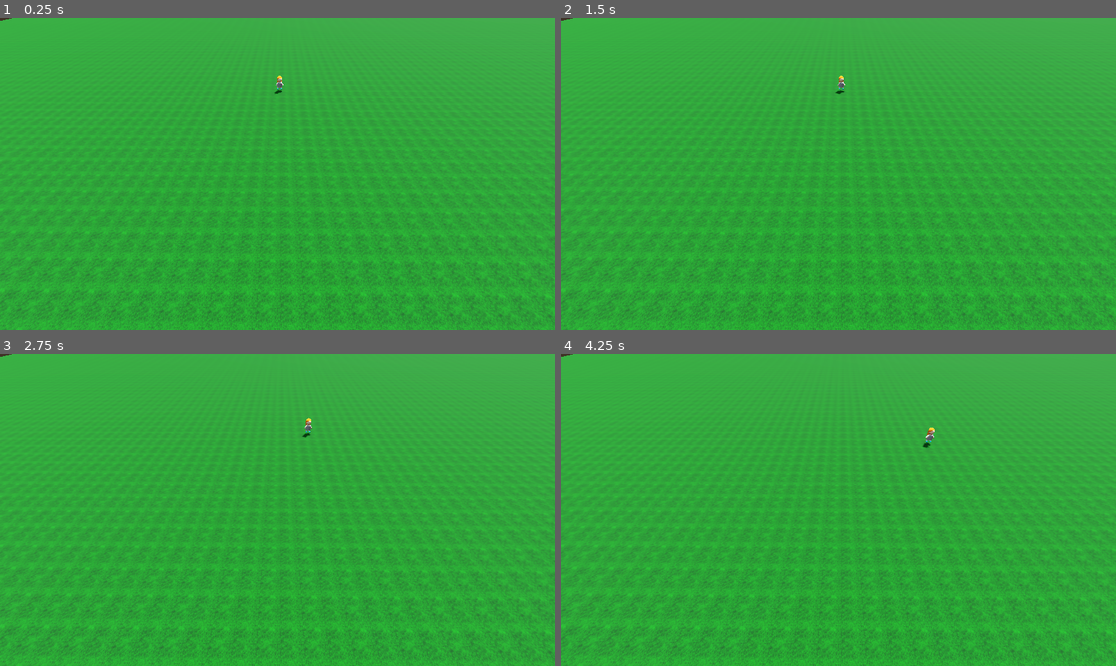
Above: before the commit, frames 1-4 (two rows, left to right).
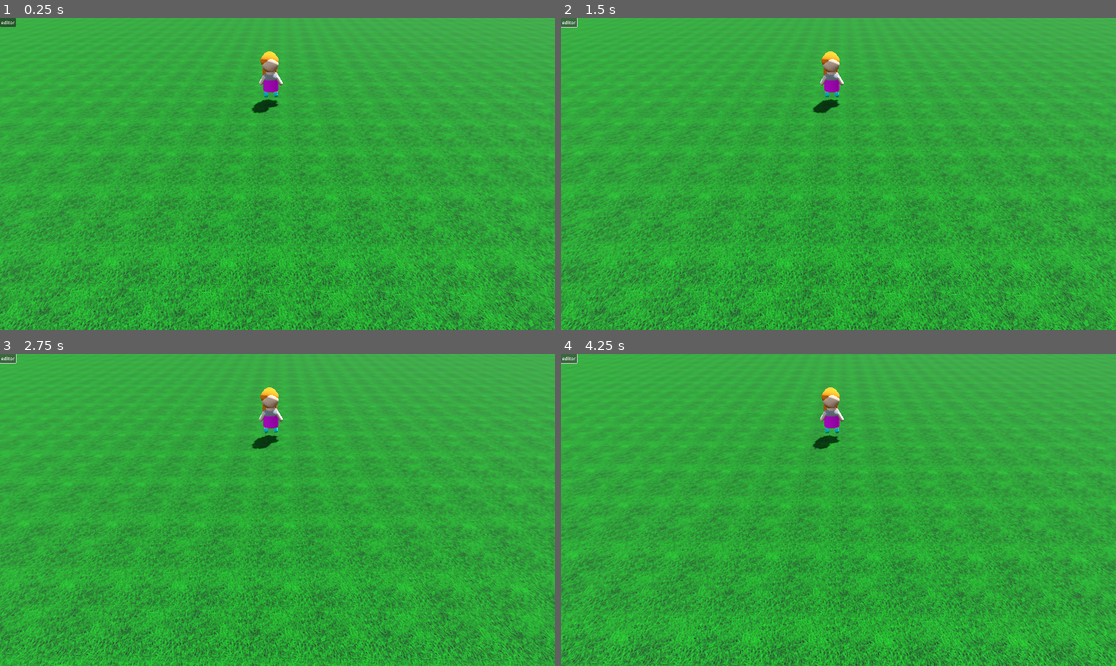
Above: after the commit, the same moments.

Repository: RainbowUnicornMagic/CreateAWorld1
Game: Godot game, scene res://level.tscn
Same seed, same stepped clock (60 frames per second), same inputs: the game is played once before the commit and once after it.
Inputs (mouse positions are in pixels of both pictures, inside the frame that each line leads up to):
- Up to frame 1 (0.25 s): no input
- Up to frame 2 (1.5 s): click (566, 21) at 0.5 s, where only the run after the commit has a clickable "editor"; hold Right (move_right) from 1.28 s (still down)
- Up to frame 3 (2.75 s): release Right (move_right) at 2.03 s; hold Down (move_back) from 2.03 s (still down)
- Up to frame 4 (4.25 s): release Down (move_back) at 2.78 s; hold Right (move_right) 2.78-3.53 s; hold Up (move_forward) from 3.53 s (still down)

The runs differ from the first frame. In frame 1, 17% of the frame differs, in the area x 0-100%, y 0-100%; in frame 2, 17%; in frame 3, 17%; in frame 4, 17%.

Commit message:
added players

Diff:
--- a/level.tscn
+++ b/level.tscn
@@ -1,7 +1,7 @@
 [gd_scene load_steps=9 format=3 uid="uid://dva8a4keidnvt"]
 
 [ext_resource type="Material" uid="uid://8oxdceq8w0lt" path="res://grass.tres" id="1_dvc42"]
-[ext_resource type="PackedScene" uid="uid://chyojhhn4xrrq" path="res://player.tscn" id="1_wobnc"]
+[ext_resource type="PackedScene" uid="uid://chyojhhn4xrrq" path="res://player girl.tscn" id="1_wobnc"]
 
 [sub_resource type="ProceduralSkyMaterial" id="ProceduralSkyMaterial_liwlc"]
 sky_horizon_color = Color(0.64625, 0.65575, 0.67075, 1)
@@ -34,15 +34,13 @@
 transform = Transform3D(-0.866025, -0.433013, 0.25, 0, 0.5, 0.866025, -0.5, 0.75, -0.433013, 0, 0, 0)
 shadow_enabled = true
 
-[node name="Camera3D" type="Camera3D" parent="."]
-transform = Transform3D(0.999946, -0.00619707, 0.00840025, -0.00191639, 0.682059, 0.731294, -0.0102614, -0.731271, 0.68201, 0.0288601, 20.7818, 44.9539)
-
 [node name="ground" type="MeshInstance3D" parent="."]
-transform = Transform3D(2.67597, 0, 0, 0, 1, 0, 0, 0, 1.86227, 1, 0, 0.66302)
+transform = Transform3D(2.67597, 0, 0, 0, 1, 0, 0, 0, 1.86227, 0.606909, -1.61565, 0.553752)
 material_override = ExtResource("1_dvc42")
 mesh = SubResource("PlaneMesh_tcit8")
 skin = SubResource("Skin_gvbao")
-skeleton = NodePath("../Camera3D")
+skeleton = NodePath("../player girl/Camera3D")
+metadata/_edit_lock_ = true
 
 [node name="StaticBody3D" type="StaticBody3D" parent="ground"]
 transform = Transform3D(1, 0, 0, 0, 1, 0, 0, 0, 1, 0, -1.35723, 0)
@@ -51,4 +49,15 @@
 transform = Transform3D(1, 0, 0, 0, 1, 0, 0, 0, 1, -29.5046, 1.37231, -42.8121)
 shape = SubResource("BoxShape3D_nmnt0")
 
-[node name="player" parent="." instance=ExtResource("1_wobnc")]
+[node name="player girl" parent="." instance=ExtResource("1_wobnc")]
+transform = Transform3D(0.0575292, 0, -0.998344, 0, 1, 0, 0.998344, 0, 0.0575292, 0.209235, -2.20129, -0.188412)
+
+[node name="Camera3D" type="Camera3D" parent="player girl"]
+transform = Transform3D(0.0472816, -0.730416, 0.681364, -0.00191639, 0.682059, 0.731295, -0.99888, -0.0358826, 0.0308491, 14.2921, 7.50638, 0.196865)
+
+[node name="CanvasLayer" type="CanvasLayer" parent="."]
+
+[node name="Button" type="Button" parent="CanvasLayer"]
+offset_right = 8.0
+offset_bottom = 8.0
+text = "editor"
--- /dev/null
+++ b/player boy.tscn
@@ -0,0 +1,49 @@
+[gd_scene load_steps=8 format=3 uid="uid://5rjct050yfk6"]
+
+[sub_resource type="CapsuleShape3D" id="CapsuleShape3D_qv8mb"]
+
+[sub_resource type="StandardMaterial3D" id="StandardMaterial3D_bgrev"]
+albedo_color = Color(1, 0.798856, 0.630813, 1)
+
+[sub_resource type="SphereMesh" id="SphereMesh_2y83k"]
+material = SubResource("StandardMaterial3D_bgrev")
+
+[sub_resource type="StandardMaterial3D" id="StandardMaterial3D_t7bnk"]
+albedo_color = Color(1, 0.8, 0.631373, 1)
+
+[sub_resource type="CapsuleMesh" id="CapsuleMesh_r0xox"]
+material = SubResource("StandardMaterial3D_t7bnk")
+
+[sub_resource type="CapsuleMesh" id="CapsuleMesh_befrp"]
+
+[sub_resource type="CapsuleMesh" id="CapsuleMesh_41d7f"]
+
+[node name="RigidBody3D" type="RigidBody3D"]
+transform = Transform3D(1, 0, 0, 0, 1, 0, 0, 0, 1, 0.0975622, 1.51282, -0.121079)
+
+[node name="CollisionShape3D" type="CollisionShape3D" parent="."]
+transform = Transform3D(1, 0, 0, 0, 1, 0, 0, 0, 1, 0, 1.68098, 0)
+shape = SubResource("CapsuleShape3D_qv8mb")
+
+[node name="head" type="MeshInstance3D" parent="."]
+transform = Transform3D(1, 0, 0, 0, 1, 0, 0, 0, 1, 0, 1.68098, 0.000956059)
+mesh = SubResource("SphereMesh_2y83k")
+skeleton = NodePath("../CollisionShape3D")
+
+[node name="neck" type="MeshInstance3D" parent="."]
+transform = Transform3D(0.585819, 0, 0, 0, 0.647311, 0, 0, 0, 0.582112, -0.00726175, 1.10888, 0.0155337)
+mesh = SubResource("CapsuleMesh_r0xox")
+
+[node name="body" type="MeshInstance3D" parent="."]
+transform = Transform3D(0.935806, 0, 0, 0, 0.711791, 0, 0, 0, 0.946719, -0.00135088, 0.629457, -0.0379595)
+mesh = SubResource("CapsuleMesh_befrp")
+
+[node name="leg1" type="MeshInstance3D" parent="."]
+transform = Transform3D(0.302871, 0, 0, 0, 0.325002, 0, 0, 0, 0.320399, -0.274925, -0.130672, 0.00608587)
+mesh = SubResource("CapsuleMesh_41d7f")
+skeleton = NodePath("../body")
+
+[node name="leg2" type="MeshInstance3D" parent="."]
+transform = Transform3D(0.302871, 0, 0, 0, 0.325002, 0, 0, 0, 0.320399, 0.260462, -0.130672, 0.00608587)
+mesh = SubResource("CapsuleMesh_41d7f")
+skeleton = NodePath("../body")
--- /dev/null
+++ b/player girl.tscn
@@ -0,0 +1,196 @@
+[gd_scene load_steps=27 format=3 uid="uid://chyojhhn4xrrq"]
+
+[ext_resource type="Script" path="res://player.gd" id="1_4hsc7"]
+[ext_resource type="Texture2D" uid="uid://nanasfrgnmdm" path="res://Screenshot 2025-03-08 at 11.46.09.jpeg" id="2_ll0ug"]
+
+[sub_resource type="StandardMaterial3D" id="StandardMaterial3D_eof4s"]
+albedo_color = Color(1, 0.827451, 0.678431, 1)
+
+[sub_resource type="CylinderMesh" id="CylinderMesh_yaf6p"]
+material = SubResource("StandardMaterial3D_eof4s")
+
+[sub_resource type="Skin" id="Skin_i4fo0"]
+
+[sub_resource type="CapsuleShape3D" id="CapsuleShape3D_tjbuf"]
+
+[sub_resource type="StandardMaterial3D" id="StandardMaterial3D_hc482"]
+albedo_texture = ExtResource("2_ll0ug")
+
+[sub_resource type="StandardMaterial3D" id="StandardMaterial3D_r4l6b"]
+albedo_color = Color(0.999834, 0.828818, 0.678009, 1)
+metallic_specular = 0.0
+
+[sub_resource type="SphereMesh" id="SphereMesh_iwnu2"]
+
+[sub_resource type="StandardMaterial3D" id="StandardMaterial3D_thdo1"]
+albedo_color = Color(0.941176, 0.85098, 0.752941, 1)
+
+[sub_resource type="CylinderMesh" id="CylinderMesh_aqaci"]
+material = SubResource("StandardMaterial3D_thdo1")
+
+[sub_resource type="StandardMaterial3D" id="StandardMaterial3D_3fmmr"]
+albedo_color = Color(0.0155778, 0.858695, 0.83668, 1)
+
+[sub_resource type="CapsuleMesh" id="CapsuleMesh_qr6xm"]
+material = SubResource("StandardMaterial3D_3fmmr")
+
+[sub_resource type="StandardMaterial3D" id="StandardMaterial3D_oausk"]
+albedo_color = Color(1, 0.498039, 0, 1)
+
+[sub_resource type="CapsuleMesh" id="CapsuleMesh_0ar1r"]
+material = SubResource("StandardMaterial3D_oausk")
+
+[sub_resource type="StandardMaterial3D" id="StandardMaterial3D_c71av"]
+albedo_color = Color(1, 0.498039, 0, 1)
+
+[sub_resource type="SphereMesh" id="SphereMesh_2f11r"]
+material = SubResource("StandardMaterial3D_c71av")
+
+[sub_resource type="SphereMesh" id="SphereMesh_c7ui1"]
+
+[sub_resource type="CompressedTexture2D" id="CompressedTexture2D_sq2xw"]
+
+[sub_resource type="StandardMaterial3D" id="StandardMaterial3D_gix7n"]
+albedo_texture = SubResource("CompressedTexture2D_sq2xw")
+
+[sub_resource type="CylinderMesh" id="CylinderMesh_w780x"]
+
+[sub_resource type="StandardMaterial3D" id="StandardMaterial3D_va4op"]
+albedo_color = Color(0.898039, 0.803922, 0.709804, 1)
+
+[sub_resource type="CapsuleMesh" id="CapsuleMesh_lkv08"]
+material = SubResource("StandardMaterial3D_va4op")
+
+[sub_resource type="Animation" id="Animation_w06e0"]
+resource_name = "walk"
+loop_mode = 2
+tracks/0/type = "value"
+tracks/0/imported = false
+tracks/0/enabled = true
+tracks/0/path = NodePath("leg1:rotation")
+tracks/0/interp = 1
+tracks/0/loop_wrap = true
+tracks/0/keys = {
+"times": PackedFloat32Array(0, 1),
+"transitions": PackedFloat32Array(1, 1),
+"update": 0,
+"values": [Vector3(0, 0, -0.541052), Vector3(0, 0, 0.434587)]
+}
+tracks/1/type = "value"
+tracks/1/imported = false
+tracks/1/enabled = true
+tracks/1/path = NodePath("leg2:rotation")
+tracks/1/interp = 1
+tracks/1/loop_wrap = true
+tracks/1/keys = {
+"times": PackedFloat32Array(0, 1),
+"transitions": PackedFloat32Array(1, 1),
+"update": 0,
+"values": [Vector3(0, 0, 0.324631), Vector3(0, 0, -0.759218)]
+}
+
+[sub_resource type="Animation" id="Animation_i66tl"]
+length = 0.001
+tracks/0/type = "value"
+tracks/0/imported = false
+tracks/0/enabled = true
+tracks/0/path = NodePath("leg1:rotation")
+tracks/0/interp = 1
+tracks/0/loop_wrap = true
+tracks/0/keys = {
+"times": PackedFloat32Array(0),
+"transitions": PackedFloat32Array(1),
+"update": 0,
+"values": [Vector3(0, 0, -0.541052)]
+}
+tracks/1/type = "value"
+tracks/1/imported = false
+tracks/1/enabled = true
+tracks/1/path = NodePath("leg2:rotation")
+tracks/1/interp = 1
+tracks/1/loop_wrap = true
+tracks/1/keys = {
+"times": PackedFloat32Array(0),
+"transitions": PackedFloat32Array(1),
+"update": 0,
+"values": [Vector3(0, 0, 0.324631)]
+}
+
+[sub_resource type="AnimationLibrary" id="AnimationLibrary_hh5fs"]
+_data = {
+"RESET": SubResource("Animation_i66tl"),
+"walk": SubResource("Animation_w06e0")
+}
+
+[node name="player girl" type="RigidBody3D"]
+transform = Transform3D(0.0575292, 0, -0.998344, 0, 1, 0, 0.998344, 0, 0.0575292, -0.00273514, 0.00492978, -0.141223)
+axis_lock_angular_x = true
+axis_lock_angular_y = true
+axis_lock_angular_z = true
+script = ExtResource("1_4hsc7")
+
+[node name="neck" type="MeshInstance3D" parent="."]
+transform = Transform3D(0.7, 0, 0, 0, 0.7, 0, 0, 0, 0.7, -0.000848055, 1.82686, 0.00387275)
+mesh = SubResource("CylinderMesh_yaf6p")
+skin = SubResource("Skin_i4fo0")
+
+[node name="CollisionShape3D" type="CollisionShape3D" parent="."]
+transform = Transform3D(1, 0, 0, 0, 1, 0, 0, 0, 1, 1.10465, 1.18659, 0)
+shape = SubResource("CapsuleShape3D_tjbuf")
+
+[node name="head" type="MeshInstance3D" parent="."]
+transform = Transform3D(-0.468489, -0.0901539, 0.991156, -0.391501, 1.02385, -0.0919226, -0.915011, -0.391913, -0.468145, -0.00121948, 2.74114, 0.0110118)
+material_override = SubResource("StandardMaterial3D_hc482")
+material_overlay = SubResource("StandardMaterial3D_r4l6b")
+mesh = SubResource("SphereMesh_iwnu2")
+
+[node name="leg1" type="MeshInstance3D" parent="."]
+transform = Transform3D(0.25715, 0.154511, 0, -0.154511, 0.25715, 0, 0, 0, 0.3, -0.00169754, 1.09402, 0.357505)
+mesh = SubResource("CylinderMesh_aqaci")
+
+[node name="shoe1" type="MeshInstance3D" parent="leg1"]
+transform = Transform3D(-0.00225146, -0.999997, -7.45058e-09, 0.999997, -0.00225146, 1.2329e-11, -4.36557e-11, -1.11759e-08, 1, 0.335747, -1.19497, -0.00466371)
+mesh = SubResource("CapsuleMesh_qr6xm")
+skeleton = NodePath("../../leg2")
+
+[node name="leg2" type="MeshInstance3D" parent="."]
+transform = Transform3D(0.284331, -0.0956878, 0, 0.0956878, 0.284331, 0, 0, 0, 0.3, -0.00249624, 1.09402, -0.35037)
+mesh = SubResource("CylinderMesh_aqaci")
+
+[node name="shoe2" type="MeshInstance3D" parent="leg2"]
+transform = Transform3D(-0.00225146, -0.999997, 0, 0.999997, -0.00225146, 0, -5.82077e-11, 3.72529e-09, 1, 0.33841, -1.19497, -2.38419e-07)
+mesh = SubResource("CapsuleMesh_qr6xm")
+
+[node name="hair bottom" type="MeshInstance3D" parent="."]
+transform = Transform3D(1, 0, 0, 0, 1, 0, 0, 0, 1, -0.230413, 2.35845, 0.030362)
+mesh = SubResource("CapsuleMesh_0ar1r")
+
+[node name="fringe" type="MeshInstance3D" parent="hair bottom"]
+transform = Transform3D(1, 0, 7.45058e-09, 0, 0.887394, 0, 0, 0, 1.16869, 0.208063, 0.520843, 0.00648799)
+mesh = SubResource("SphereMesh_2f11r")
+
+[node name="clothes round top" type="MeshInstance3D" parent="."]
+transform = Transform3D(0.957938, 0, 0, 0, 1.05905, 0, -3.72529e-09, 0, 1.1037, -0.0152119, 1.80659, -0.00830731)
+mesh = SubResource("SphereMesh_c7ui1")
+skeleton = NodePath("../neck")
+
+[node name="clothes bottom" type="MeshInstance3D" parent="clothes round top"]
+transform = Transform3D(1, 0, -8.9407e-08, 0, 0.376513, 0, 3.72529e-09, 0, 1, 0.00663583, -0.35482, 0.0028171)
+material_override = SubResource("StandardMaterial3D_gix7n")
+mesh = SubResource("CylinderMesh_w780x")
+
+[node name="arm1" type="MeshInstance3D" parent="."]
+transform = Transform3D(-3.06442e-05, -0.0211589, 0.429431, 0.138273, -0.334101, -0.0192231, 0.215231, 0.214637, 0.0124108, 0.101321, 1.72245, 0.545598)
+mesh = SubResource("CapsuleMesh_lkv08")
+skeleton = NodePath("../leg1/shoe1")
+
+[node name="arm2" type="MeshInstance3D" parent="arm1"]
+transform = Transform3D(-0.419403, 1.40918, 0.0809109, -0.583154, -0.415389, -0.0816724, -0.0288344, -0.0696384, 0.995982, -3.62917, -1.49978, -0.038389)
+mesh = SubResource("CapsuleMesh_lkv08")
+skeleton = NodePath("../../leg1/shoe1")
+
+[node name="AnimationPlayer" type="AnimationPlayer" parent="."]
+libraries = {
+"": SubResource("AnimationLibrary_hh5fs")
+}
+autoplay = "walk"
--- a/player.tscn
+++ /dev/null
@@ -1,115 +0,0 @@
-[gd_scene load_steps=20 format=3 uid="uid://chyojhhn4xrrq"]
-
-[ext_resource type="Script" path="res://player.gd" id="1_4hsc7"]
-
-[sub_resource type="StandardMaterial3D" id="StandardMaterial3D_eof4s"]
-albedo_color = Color(1, 0.827451, 0.678431, 1)
-
-[sub_resource type="CylinderMesh" id="CylinderMesh_yaf6p"]
-material = SubResource("StandardMaterial3D_eof4s")
-
-[sub_resource type="Skin" id="Skin_i4fo0"]
-
-[sub_resource type="CapsuleShape3D" id="CapsuleShape3D_tjbuf"]
-
-[sub_resource type="StandardMaterial3D" id="StandardMaterial3D_r4l6b"]
-albedo_color = Color(0.999834, 0.828818, 0.678009, 1)
-metallic_specular = 0.0
-
-[sub_resource type="SphereMesh" id="SphereMesh_iwnu2"]
-
-[sub_resource type="SphereMesh" id="SphereMesh_c7ui1"]
-
-[sub_resource type="CylinderMesh" id="CylinderMesh_w780x"]
-
-[sub_resource type="StandardMaterial3D" id="StandardMaterial3D_thdo1"]
-albedo_color = Color(0.941176, 0.85098, 0.752941, 1)
-
-[sub_resource type="CylinderMesh" id="CylinderMesh_aqaci"]
-material = SubResource("StandardMaterial3D_thdo1")
-
-[sub_resource type="StandardMaterial3D" id="StandardMaterial3D_3fmmr"]
-albedo_color = Color(0.0155778, 0.858695, 0.83668, 1)
-
-[sub_resource type="CapsuleMesh" id="CapsuleMesh_qr6xm"]
-material = SubResource("StandardMaterial3D_3fmmr")
-
-[sub_resource type="StandardMaterial3D" id="StandardMaterial3D_va4op"]
-albedo_color = Color(0.898039, 0.803922, 0.709804, 1)
-
-[sub_resource type="CapsuleMesh" id="CapsuleMesh_lkv08"]
-material = SubResource("StandardMaterial3D_va4op")
-
-[sub_resource type="StandardMaterial3D" id="StandardMaterial3D_oausk"]
-albedo_color = Color(1, 0.498039, 0, 1)
-
-[sub_resource type="CapsuleMesh" id="CapsuleMesh_0ar1r"]
-material = SubResource("StandardMaterial3D_oausk")
-
-[sub_resource type="StandardMaterial3D" id="StandardMaterial3D_c71av"]
-albedo_color = Color(1, 0.498039, 0, 1)
-
-[sub_resource type="SphereMesh" id="SphereMesh_2f11r"]
-material = SubResource("StandardMaterial3D_c71av")
-
-[node name="player" type="RigidBody3D"]
-transform = Transform3D(0.0575292, 0, -0.998344, 0, 1, 0, 0.998344, 0, 0.0575292, -0.00273514, 0.00492978, -0.141223)
-axis_lock_angular_x = true
-axis_lock_angular_y = true
-axis_lock_angular_z = true
-script = ExtResource("1_4hsc7")
-
-[node name="neck" type="MeshInstance3D" parent="."]
-transform = Transform3D(0.7, 0, 0, 0, 0.7, 0, 0, 0, 0.7, -0.000848055, 1.82686, 0.00387275)
-mesh = SubResource("CylinderMesh_yaf6p")
-skin = SubResource("Skin_i4fo0")
-
-[node name="CollisionShape3D" type="CollisionShape3D" parent="."]
-transform = Transform3D(1, 0, 0, 0, 1, 0, 0, 0, 1, 1.10465, 1.18659, 0)
-shape = SubResource("CapsuleShape3D_tjbuf")
-
-[node name="head" type="MeshInstance3D" parent="."]
-transform = Transform3D(1.1, 0, 0, 0, 1.1, 0, 0, 0, 1.1, -0.000793934, 2.74114, 0.00362703)
-material_overlay = SubResource("StandardMaterial3D_r4l6b")
-mesh = SubResource("SphereMesh_iwnu2")
-
-[node name="clothes round top" type="MeshInstance3D" parent="head"]
-transform = Transform3D(0.870853, 0, 0, 0, 0.962773, 0, 0, 0, 1.00336, -0.0131073, -0.849589, -0.0108494)
-mesh = SubResource("SphereMesh_c7ui1")
-skeleton = NodePath("../../neck")
-
-[node name="clothes bottom" type="MeshInstance3D" parent="head/clothes round top"]
-transform = Transform3D(1, 0, 0, 0, 0.316133, 0, 0, 0, 1, 0, -0.312731, 0)
-mesh = SubResource("CylinderMesh_w780x")
-
-[node name="leg1" type="MeshInstance3D" parent="."]
-transform = Transform3D(0.3, 0, 0, 0, 0.3, 0, 0, 0, 0.3, -0.00169754, 1.09402, 0.357505)
-mesh = SubResource("CylinderMesh_aqaci")
-
-[node name="leg2" type="MeshInstance3D" parent="."]
-transform = Transform3D(0.3, 0, 0, 0, 0.3, 0, 0, 0, 0.3, -0.00249624, 1.09402, -0.35037)
-mesh = SubResource("CylinderMesh_aqaci")
-
-[node name="shoe1" type="MeshInstance3D" parent="leg2"]
-transform = Transform3D(-0.00225146, -0.999997, 0, 0.999997, -0.00225146, 0, 0, 0, 1, 0.33841, -1.19497, 0)
-mesh = SubResource("CapsuleMesh_qr6xm")
-
-[node name="shoe2" type="MeshInstance3D" parent="leg2"]
-transform = Transform3D(-0.00225146, -0.999997, 0, 0.999997, -0.00225146, 0, 0, 0, 1, 0.33841, -1.19497, 2.35492)
-mesh = SubResource("CapsuleMesh_qr6xm")
-
-[node name="arm1" type="MeshInstance3D" parent="leg2/shoe2"]
-transform = Transform3D(0.460908, -1.11351, -0.0672997, -0.000935561, 0.0730369, -1.43129, 0.717438, 0.715456, 0.0413693, 3.2897, -0.0150544, 0.63164)
-mesh = SubResource("CapsuleMesh_lkv08")
-
-[node name="arm2" type="MeshInstance3D" parent="leg2/shoe2"]
-transform = Transform3D(0.457982, 1.11673, 0.0612062, -0.000928973, 0.0680156, -1.43158, -0.719309, 0.710928, 0.0408186, 3.28959, -0.0662525, -3.04668)
-mesh = SubResource("CapsuleMesh_lkv08")
-
-[node name="hair bottom" type="MeshInstance3D" parent="."]
-transform = Transform3D(1, 0, 0, 0, 1, 0, 0, 0, 1, -0.230413, 2.35845, 0.030362)
-mesh = SubResource("CapsuleMesh_0ar1r")
-
-[node name="fringe" type="MeshInstance3D" parent="hair bottom"]
-transform = Transform3D(1, 0, 0, 0, 0.887394, 0, 0, 0, 1.16869, 0.208297, 0.520843, 0)
-mesh = SubResource("SphereMesh_2f11r")
Binary file added: Screenshot 2025-03-08 at 11.46.09.jpeg
Not shown, added: Screenshot 2025-03-08 at 11.46.09.jpeg.import
Not shown, changed: .DS_Store
Not shown, added: addons/simplegrasstextured/.DS_Store
